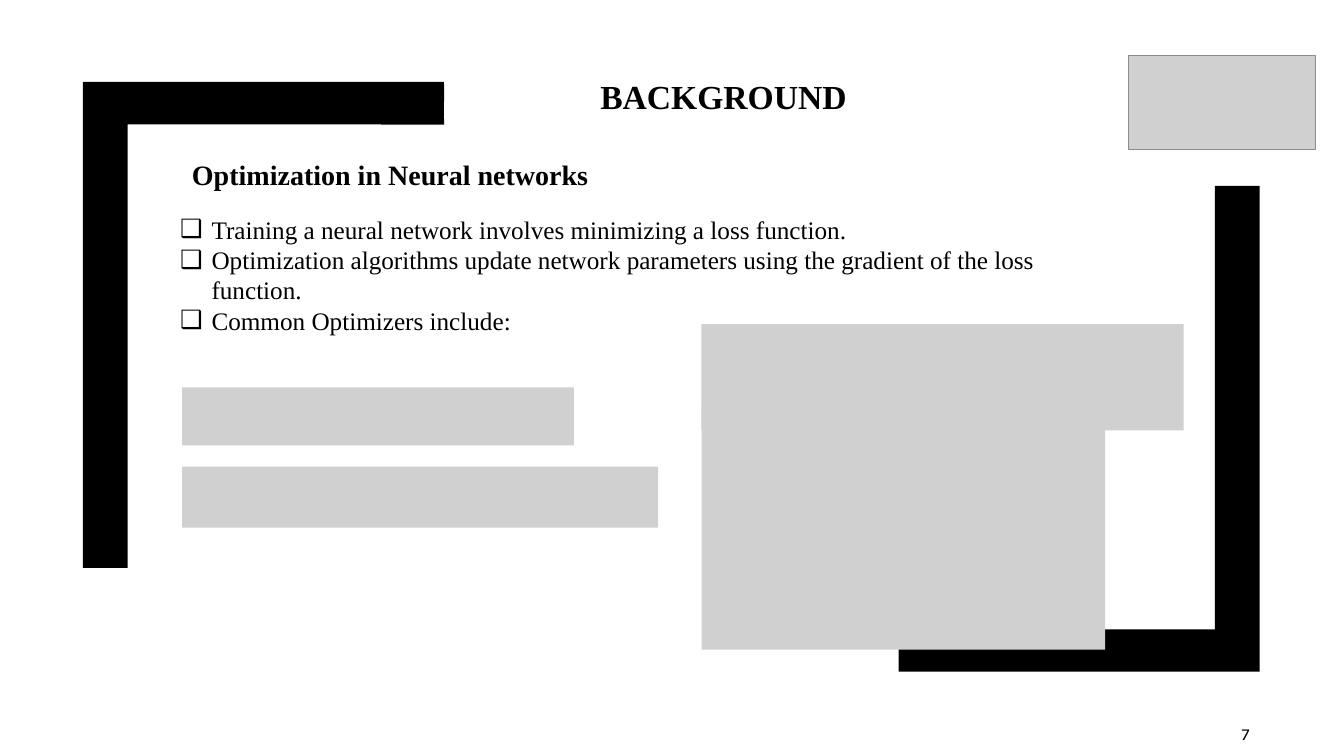
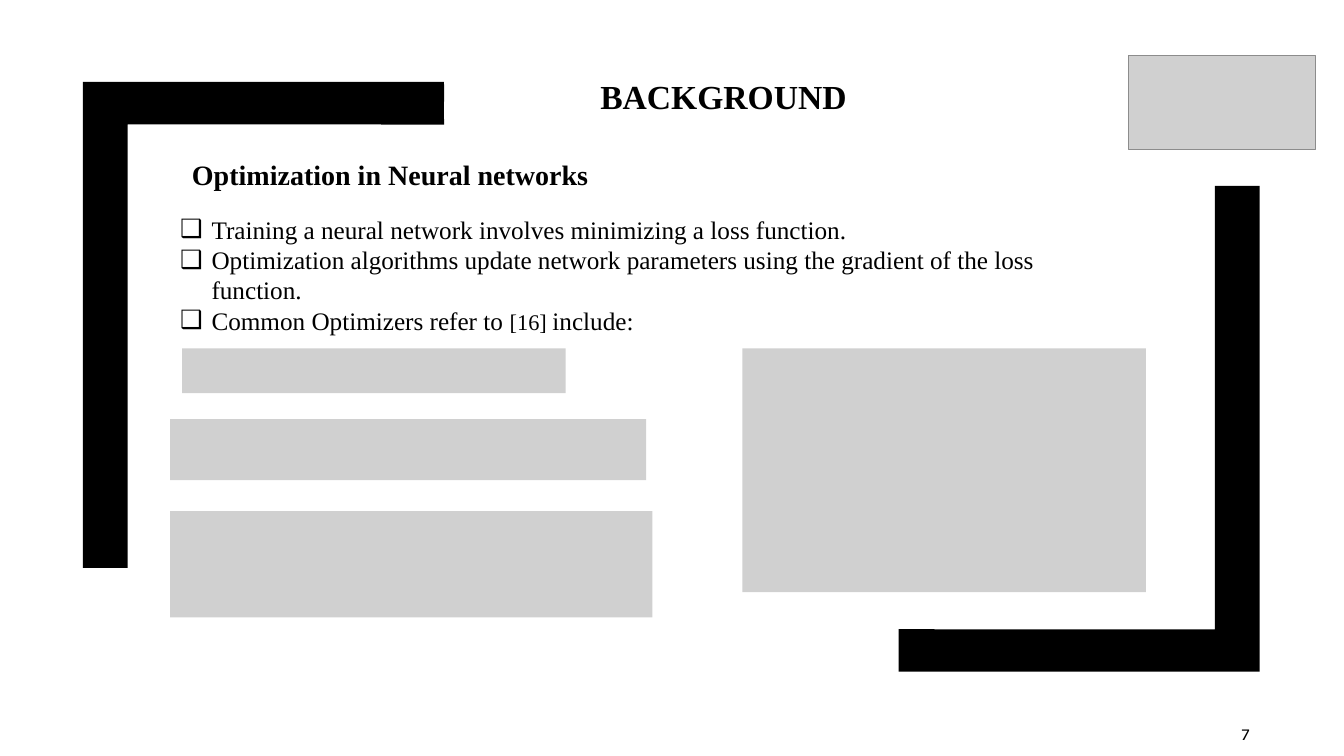
Before and after one commit to Umairnu/Research-Thesis-MS, a slide deck: slide 7 of Proposal and ppt/Tanhexp [Autosaved].pptx. Drawn at 1344x756 pixels with LibreOffice and Linux fonts; fonts in the diff are those of the drawing; grey boxes stand for pictures. Boxes give left, top, right and bottom in pixels: in the first picture for what was removed or moved away, otherwise in the second. Text is boxed around its words. In the diff, an @@ line names an element or a change of style, - is before the commit and + after.

```diff
--- a/Proposal and ppt/Tanhexp [Autosaved].pptx
+++ b/Proposal and ppt/Tanhexp [Autosaved].pptx
@@ text at [212,312,633,336]: text changed @@
-❑ Common Optimizers include:
+❑ Common Optimizers refer to [16] include:
@@ picture removed at [702,325,1184,431] @@
@@ picture added at [182,349,567,394] @@
@@ picture: place and size @@
-picture at [702,406,1105,650]
+picture at [743,349,1146,593]
@@ picture removed at [182,387,575,446] @@
@@ picture added at [170,419,646,481] @@
@@ picture removed at [182,467,658,528] @@
@@ picture added at [170,511,652,617] @@
```
Also in this commit, not shown: 14 other slides changed, 12 slides added, 8 slides removed, 3 other files.
